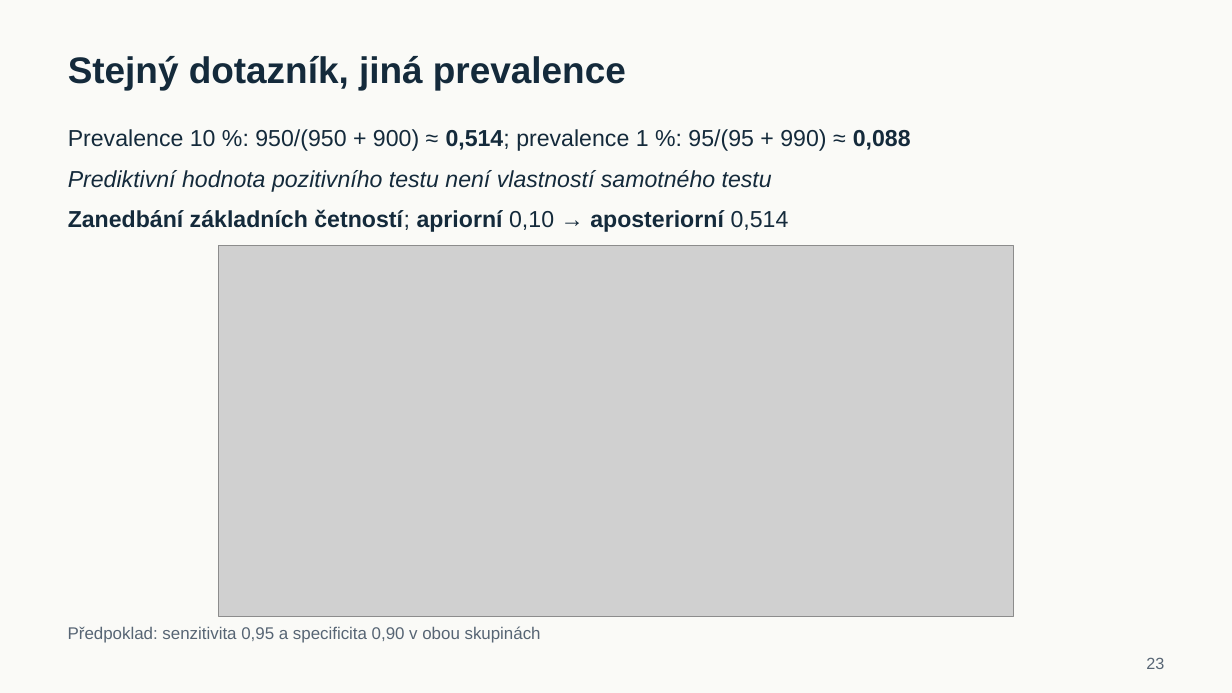
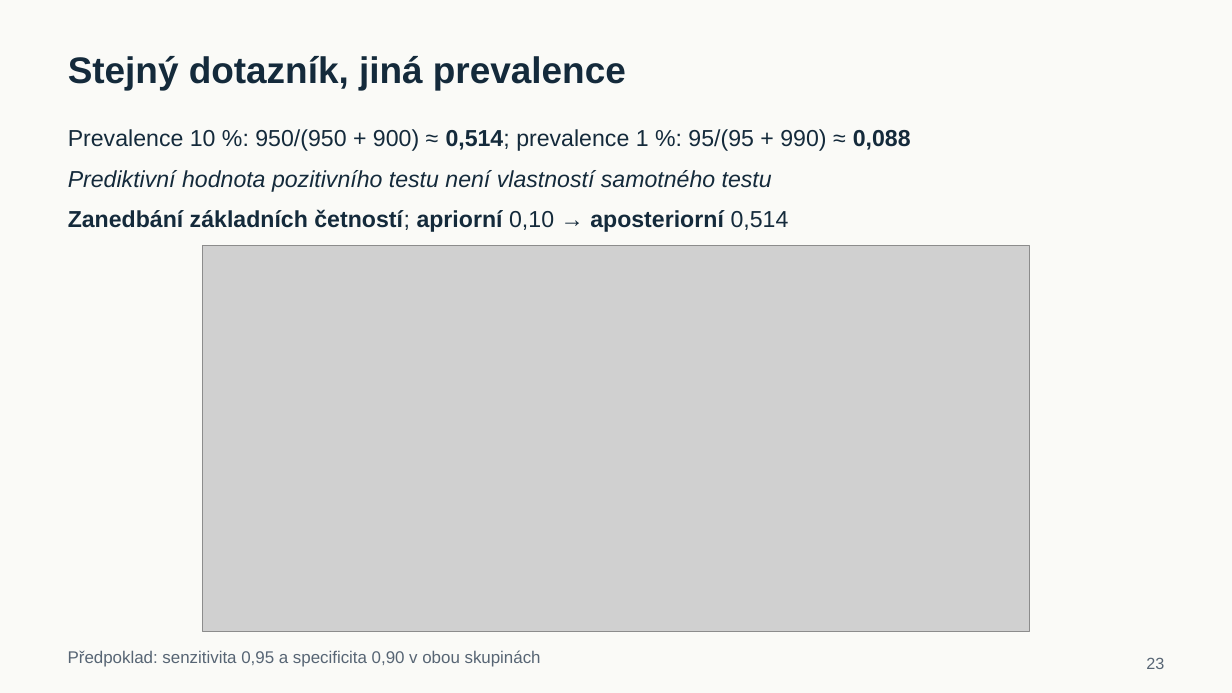
Before and after one commit to reckak/statistics-for-psychology, a slide deck: slide 23 of presentations/kapitola_05_pravdepodobnost.pptx. Drawn at 1232x693 pixels with LibreOffice and Linux fonts; fonts in the diff are those of the drawing; grey boxes stand for pictures. Boxes give left, top, right and bottom in pixels: in the first picture for what was removed or moved away, otherwise in the second. Text is boxed around its words. In the diff, an @@ line names an element or a change of style, - is before the commit and + after.

```diff
--- a/presentations/kapitola_05_pravdepodobnost.pptx
+++ b/presentations/kapitola_05_pravdepodobnost.pptx
@@ picture: place and size @@
-picture at [219, 245, 1013, 616]
+picture at [203, 245, 1029, 631]
@@ text "Předpoklad: senzitivita 0,95 a specificita ...": place and size @@
-text "Předpoklad: senzitivita 0,95 a specificita ..." at [68, 626, 541, 643]
+text "Předpoklad: senzitivita 0,95 a specificita ..." at [68, 650, 541, 667]
```
Also in this commit, not shown: 11 other slides changed, 1 other file.
